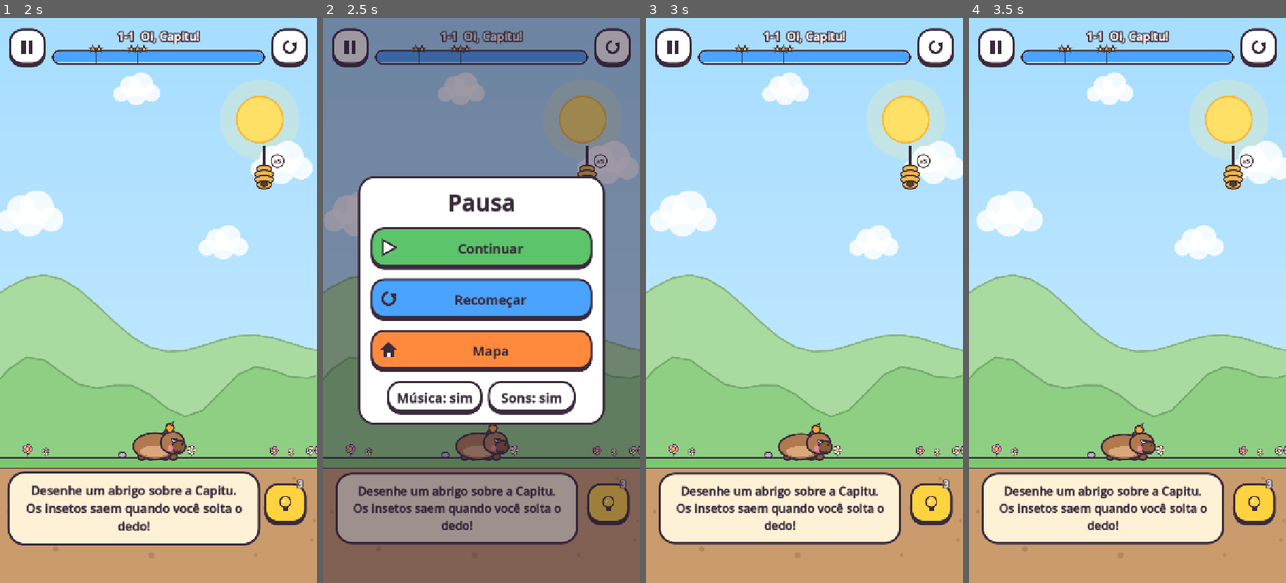
Above: before the commit, frames 1-4 (left to right).
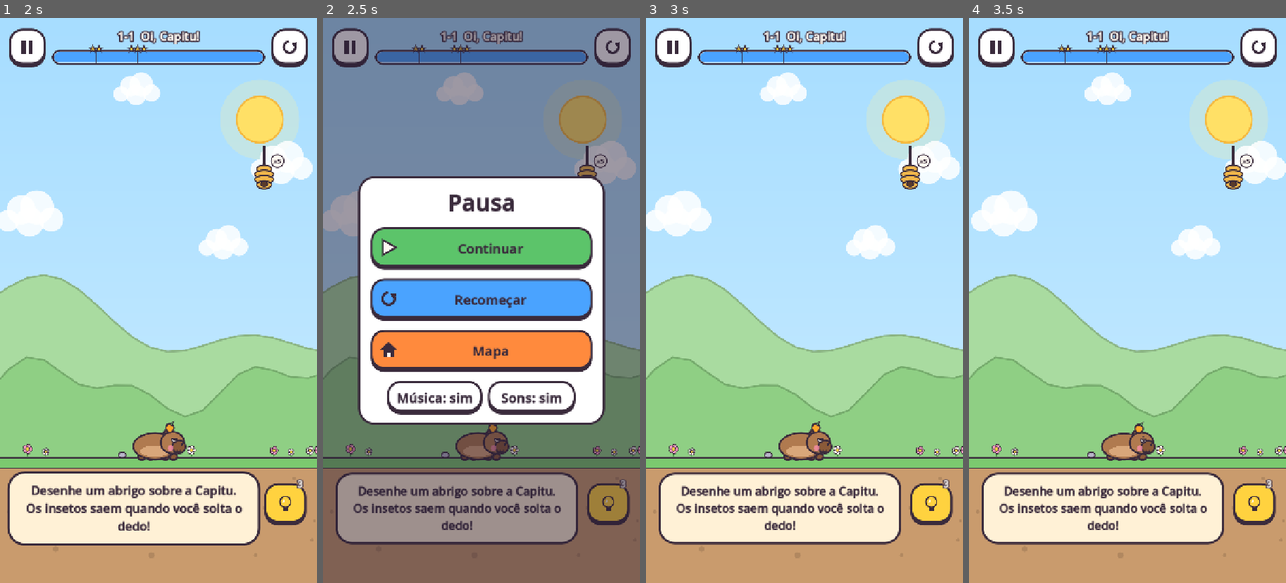
Above: after the commit, the same moments.

Repository: lucasrobert103/GuardiPatas
Game: Godot game, scene res://scenes/main.tscn
Two runs of this game, one before a commit and one after it. Both use one fixed random seed, a clock stepped at 60 frames per second and the inputs below.
Inputs (mouse positions are in pixels of both pictures, inside the frame that each line leads up to):
- Up to frame 1 (2 s): click "Jogar" at 0.5 s; click "1" at 1.25 s
- Up to frame 2 (2.5 s): click (351, 46) at 2 s
- Up to frame 3 (3 s): click "Continuar" at 2.75 s
- Up to frame 4 (3.5 s): no input

Frame 1 is identical in both runs. In frame 2, 0.2% of the frame differs, in the area x 0-100%, y 9-76%; in frame 3, 0.9%, in the area x 0-100%, y 9-79%; in frame 4, 0.9%.

Commit message:
Traço contorna obstáculos, pausa corrigida, teste de fluxo e relatório de robustez
- LineDrawer: ponto bloqueado é empurrado para a posição livre mais próxima e o
  teste de segmento usa raio 2,5 px menor, para o traço abraçar o contorno
- Pausa não pausava (abrir o painel despausava); corrigido
- tests/flow_test: navega o jogo inteiro apertando botões reais
- test_runner: checagem de loops de áudio, --variants (robustez) e --trace
- CI com timeouts e teste de fluxo; capturas de todas as fases

Co-Authored-By: Claude Opus 5.5 <noreply@anthropic.com>
Claude-Session: https://claude.ai/code/session_01ByJMHs2nuvDadCdweS7mLM

Diff:
--- a/src/game/level.gd
+++ b/src/game/level.gd
@@ -170,6 +170,13 @@
 	return out
 
 
+static func _to_poly_list(arr: Array) -> Array:
+	var out: Array = []
+	for s in arr:
+		out.append(_to_poly(s))
+	return out
+
+
 func solution_strokes() -> Array:
 	var out: Array = []
 	for s in data.get("solution", []):
--- a/src/game/line_drawer.gd
+++ b/src/game/line_drawer.gd
@@ -28,12 +28,16 @@
 var _blocked_t := 0.0
 var _empty_warned := false
 var _shape := CircleShape2D.new()
+## Um pouco menor que `_shape`: a corda entre dois pontos livres que contornam um
+## corpo convexo passa ~1 px mais perto dele; sem essa folga o traço "empacaria".
+var _cast_shape := CircleShape2D.new()
 var _t := 0.0
 var _scribble_vol := -40.0
 
 
 func _ready() -> void:
 	_shape.radius = CLEARANCE
+	_cast_shape.radius = CLEARANCE - 2.5
 
 
 func setup(p_ink: float, p_nodraw: Array[Rect2]) -> void:
@@ -98,8 +102,9 @@
 
 func _consume(p: Vector2) -> void:
 	if points.is_empty():
-		if _is_free(p):
-			points.append(p)
+		var start := _nudge_free(p)
+		if start.is_finite():
+			points.append(start)
 			stroke_started.emit()
 		else:
 			_flag_blocked(p)
@@ -129,6 +134,17 @@
 	if not _in_bounds(target) or _in_nodraw(target):
 		_flag_blocked(target)
 		return false
+	# o dedo encostou num obstáculo: o traço "contorna" para o ponto livre mais
+	# próximo (abraça o bichinho/terreno) em vez de simplesmente parar
+	if not _is_free(target):
+		var nudged := _nudge_free(target, last)
+		if not nudged.is_finite():
+			_flag_blocked(target)
+			return false
+		target = nudged
+		seg = target - last
+		if seg.length() < 1.0:
+			return false
 	var safe := _cast(last, seg)
 	if safe < 1.0:
 		target = last + seg * maxf(safe - 0.05, 0.0)
@@ -184,9 +200,31 @@
 	return get_world_2d().direct_space_state.intersect_shape(q, 1).is_empty()
 
 
+## Procura, em anéis crescentes, o ponto livre mais próximo de `p` (até 18 px).
+## Com `prefer`, desempata pelo candidato mais perto do ponto anterior do traço.
+## Retorna Vector2(INF, INF) se não houver.
+func _nudge_free(p: Vector2, prefer: Vector2 = Vector2(INF, INF)) -> Vector2:
+	if _is_free(p):
+		return p
+	for r in [3.0, 6.0, 9.0, 12.0, 15.0, 18.0]:
+		var best := Vector2(INF, INF)
+		var best_d := INF
+		for k in 16:
+			var c: Vector2 = p + Vector2.from_angle(TAU * k / 16.0) * r
+			if not _is_free(c):
+				continue
+			var d := c.distance_squared_to(prefer) if prefer.is_finite() else 0.0
+			if d < best_d:
+				best_d = d
+				best = c
+		if best.is_finite():
+			return best
+	return Vector2(INF, INF)
+
+
 func _cast(from: Vector2, motion: Vector2) -> float:
 	var q := PhysicsShapeQueryParameters2D.new()
-	q.shape = _shape
+	q.shape = _cast_shape
 	q.transform = Transform2D(0.0, from)
 	q.motion = motion
 	q.collision_mask = Layers.DRAW_BLOCK
@@ -196,7 +234,12 @@
 	return res[0]
 
 
+var debug_log := false
+
+
 func _flag_blocked(p: Vector2) -> void:
+	if debug_log:
+		print("      bloqueado em ", p, " tinta=", ink_left)
 	if _blocked_t <= 0.0:
 		Sfx.play("draw_blocked", -8.0, 1.0, 0.1, 0.25)
 	_blocked_at = p
--- a/src/ui/hud.gd
+++ b/src/ui/hud.gd
@@ -203,9 +203,10 @@
 func _open_pause() -> void:
 	if overlay != null or level.state == Level.State.WON or level.state == Level.State.LOST:
 		return
+	var box := _open_overlay()
+	# pausa DEPOIS de abrir o painel (_open_overlay fecha o anterior e despausa)
 	get_tree().paused = true
 	Sfx.stop_all_loops()
-	var box := _open_overlay()
 	box.add_child(UiKit.label("Pausa", 52))
 	var cont := UiKit.button("Continuar", Palette.UI_GOOD, "play", 420)
 	cont.pressed.connect(_close_overlay)
--- /dev/null
+++ b/tests/flow_test.gd
@@ -0,0 +1,159 @@
+extends Node
+## Teste de fluxo: dirige a cena principal como um jogador, apertando botões de verdade
+## (emite `pressed`), e confere que cada tela abre. Erros de script aparecem no log;
+## o CI falha se houver "SCRIPT ERROR".
+##   godot --headless --fixed-fps 60 --path . res://tests/flow_test.tscn
+
+var main: Node
+var failures := 0
+
+
+func _ready() -> void:
+	Game.persist = false
+	Game.load_save()
+	main = load("res://scenes/main.tscn").instantiate()
+	add_child(main)
+	await _wait(0.8)
+	_expect(main._current is TitleScreen, "abre na tela de título")
+
+	await _press_text("Jogar")
+	_expect(main._current is LevelSelect, "Jogar → mapa")
+	await _press_text("1")
+	_expect(main._current is Level, "botão 1 → fase 1-1")
+	var lv: Level = main._current
+
+	# pausa e continua
+	lv.hud._open_pause()
+	await _wait(0.2)
+	_expect(get_tree().paused, "pausa congela o jogo")
+	await _press_text("Continuar")
+	_expect(not get_tree().paused, "continuar despausa")
+
+	# perde de propósito (sem linha) → tela de derrota → pedir dica
+	lv.start_simulation()
+	await _wait_until(func(): return lv.state == Level.State.LOST, 8.0)
+	_expect(lv.state == Level.State.LOST, "sem linha perde")
+	await _wait(1.6)
+	var hint_btn := _find_button_with_icon(lv.hud.overlay, "hint")
+	_expect(hint_btn != null, "derrota oferece dica")
+	var hints_before := Game.hints()
+	hint_btn.pressed.emit()
+	await _wait(0.5)
+	lv = main._current
+	_expect(lv.hint_shown, "dica aparece ao recomeçar")
+	_expect(Game.hints() == hints_before - 1, "dica custa 1")
+
+	# vence com a solução → tela de vitória → próxima fase
+	for s in lv.solution_strokes():
+		lv.drawer.feed_stroke(s)
+		await get_tree().physics_frame
+	await _wait_until(func(): return lv.state == Level.State.WON, 10.0)
+	_expect(lv.state == Level.State.WON, "solução vence")
+	await _wait(1.8)
+	_expect(Game.is_unlocked(1), "vitória libera a fase 2")
+	await _press_text("Próxima")
+	await _wait(0.6)
+	_expect(main._current is Level and (main._current as Level).index == 1, "Próxima → fase 1-2")
+
+	# recomeçar e voltar ao mapa pela pausa
+	lv = main._current
+	lv.hud.action.emit("restart")
+	await _wait(0.3)
+	lv = main._current
+	lv.hud._open_pause()
+	await _wait(0.2)
+	await _press_text("Mapa")
+	await _wait(0.6)
+	_expect(main._current is LevelSelect, "pausa → Mapa")
+
+	# troca de mundo no mapa
+	var map: LevelSelect = main._current
+	map._next.pressed.emit()
+	await _wait(0.3)
+	_expect(map.world_id == 2, "seta → mundo 2")
+
+	# coleção: amigos, roupinhas (compra + equipa), conquistas
+	main.go("collection", null)
+	await _wait(0.6)
+	_expect(main._current is CollectionScreen, "abre a coleção")
+	Game.data["coins"] = 500
+	await _press_text("Roupinhas")
+	await _press_text("60")
+	_expect(Game.owns("bone") or Game.owns("laco"), "compra um acessório")
+	_expect(Game.equipped("capi") != "", "equipa na Capitu")
+	await _press_text("Conquistas")
+	await _press_text("Amigos")
+
+	# ajustes: alterna opções e cancela o apagar progresso
+	main.go("settings", null)
+	await _wait(0.6)
+	_expect(main._current is SettingsScreen, "abre os ajustes")
+	await _press_text("Reduzir movimento", true)
+	_expect(Game.setting("reduce_motion") == true, "liga reduzir movimento")
+	await _press_text("Apagar progresso")
+	await _press_text("Cancelar")
+	_expect(Game.is_unlocked(1), "cancelar não apaga o progresso")
+
+	# volta ao título pelo botão voltar do Android
+	main._notification(NOTIFICATION_WM_GO_BACK_REQUEST)
+	await _wait(0.6)
+	_expect(main._current is TitleScreen, "voltar → título")
+
+	print("==== FLUXO: %s ====" % ("OK" if failures == 0 else "%d falhas" % failures))
+	await get_tree().process_frame
+	get_tree().quit(1 if failures > 0 else 0)
+
+
+func _expect(cond: bool, what: String) -> void:
+	print(("  ok   " if cond else "  FALHOU ") + what)
+	if not cond:
+		failures += 1
+
+
+func _wait(t: float) -> void:
+	await get_tree().create_timer(t, true, false, true).timeout
+
+
+func _wait_until(cond: Callable, timeout: float) -> void:
+	var t := 0.0
+	while not cond.call() and t < timeout:
+		await get_tree().physics_frame
+		t += 1.0 / 60.0
+
+
+## Aperta o primeiro botão visível cujo texto contém `text`.
+func _press_text(text: String, contains: bool = false) -> void:
+	var b := _find_button(get_tree().root, text, contains)
+	if b == null:
+		_expect(false, "botão \"%s\" encontrado" % text)
+		return
+	b.pressed.emit()
+	await _wait(0.6)
+
+
+func _find_button(n: Node, text: String, contains: bool) -> Button:
+	if n is Button and (n as Button).is_visible_in_tree() and not (n as Button).disabled:
+		var t := (n as Button).text.strip_edges()
+		if t == text or (contains and t.contains(text)):
+			return n
+	for c in n.get_children():
+		if c.is_queued_for_deletion():
+			continue
+		var r := _find_button(c, text, contains)
+		if r != null:
+			return r
+	return null
+
+
+func _find_button_with_icon(n: Node, icon: String) -> Button:
+	if n == null:
+		return null
+	if n is Button:
+		for c in n.get_children():
+			if c is UiIcon and (c as UiIcon).icon == icon:
+				return n
+	for c in n.get_children():
+		var r := _find_button_with_icon(c, icon)
+		if r != null:
+			return r
+	return null
--- /dev/null
+++ b/tests/flow_test.tscn
@@ -0,0 +1,6 @@
+[gd_scene format=3]
+
+[ext_resource type="Script" path="res://tests/flow_test.gd" id="1_flow"]
+
+[node name="FlowTest" type="Node"]
+script = ExtResource("1_flow")
--- a/tests/screenshots.gd
+++ b/tests/screenshots.gd
@@ -7,9 +7,12 @@
 
 
 func _ready() -> void:
+	var all_levels := false
 	for a in OS.get_cmdline_user_args():
 		if a.begins_with("--out="):
 			out_dir = a.substr(6)
+		if a == "--all-levels":
+			all_levels = true
 	DirAccess.make_dir_recursive_absolute(out_dir)
 	Game.persist = false
 	Game.load_save()
@@ -19,6 +22,11 @@
 	Game.data["equipped"] = {"brasa": "oculos", "nino": "laco"}
 	for i in 8:
 		Game.data["levels"][str(LevelDB.get_level(i)["id"])] = {"stars": 3 - i % 3}
+	if all_levels:
+		for i in LevelDB.count():
+			await _level(str(LevelDB.get_level(i)["id"]), "hint", 0.0)
+		get_tree().quit()
+		return
 	await _screen(TitleScreen.new(), "01_titulo", 1.5)
 	var map := LevelSelect.new()
 	map.setup(1)
--- a/tests/test_runner.gd
+++ b/tests/test_runner.gd
@@ -15,6 +15,7 @@
 var passed := 0
 var only_level := ""
 var trace := false
+var variants := false
 
 
 func _ready() -> void:
@@ -23,6 +24,8 @@
 			only_level = a.substr(8)
 		if a == "--trace":
 			trace = true
+		if a == "--variants":
+			variants = true
 	Game.persist = false
 	Game.load_save()
 	await get_tree().process_frame
@@ -30,6 +33,7 @@
 		_unit_line_math()
 		_unit_scoring()
 		_unit_progress()
+		_unit_audio()
 		await _test_draw_validation()
 	await _test_levels()
 	print("")
@@ -101,6 +105,15 @@
 	Game.data = Game._default_data()
 
 
+func _unit_audio() -> void:
+	print("[Áudio]")
+	for s in Sfx.SOUNDS:
+		check(ResourceLoader.exists(Sfx.SFX_DIR + s + ".wav"), "som %s importado" % s)
+	for s in ["draw_loop", "buzz_bee", "buzz_mosquito", "moth_flutter", "music_menu", "music_level"]:
+		var st: AudioStreamWAV = load(Sfx.SFX_DIR + s + ".wav")
+		check(st != null and st.loop_mode == AudioStreamWAV.LOOP_FORWARD, "%s vem com loop do WAV" % s)
+
+
 func _test_draw_validation() -> void:
 	print("[Validação do desenho]")
 	var data := LevelDB.get_level(LevelDB.index_of("2-6"))
@@ -146,7 +159,33 @@
 		check(won["state"] == Level.State.WON, "%s: solução vence (estado=%s motivo=%s t=%.1fs linhas=%d)" % [id, won["state_name"], won["reason"], won["time"], won["lines"]])
 		var lost := await _run_level(i, data, false)
 		check(lost["state"] == Level.State.LOST, "%s: sem linha, perde (estado=%s t=%.1fs)" % [id, lost["state_name"], lost["time"]])
+		if variants:
+			await _run_variants(i, data)
 		print("  %s %-22s solução=%s (%.1fs, tinta %.0f%%, %d★)  sem-linha=%s (%.1fs, %s)" % [id, data["name"], won["state_name"], won["time"], won["ink"] * 100.0, won["stars"], lost["state_name"], lost["time"], lost["reason"]])
+
+
+## Relatório (não obrigatório): traços "parecidos" com a solução ainda vencem?
+func _run_variants(index: int, data: Dictionary) -> void:
+	var specs := [["mais largo", Vector2(1.15, 1.0), Vector2.ZERO], ["mais alto", Vector2(1.0, 1.15), Vector2(0, -8)], ["deslocado", Vector2.ONE, Vector2(12, -6)], ["apertado", Vector2(0.94, 0.95), Vector2.ZERO]]
+	var line := "    variações %s:" % data["id"]
+	for sp in specs:
+		var strokes: Array = []
+		for st in Level.new()._to_poly_list(data.get("solution", [])):
+			var pts: PackedVector2Array = st
+			var c := LineMath.centroid(pts)
+			var bottom := -INF
+			for p in pts:
+				bottom = maxf(bottom, p.y)
+			var out := PackedVector2Array()
+			for p in pts:
+				var q: Vector2 = Vector2(c.x + (p.x - c.x) * sp[1].x, bottom + (p.y - bottom) * sp[1].y) + sp[2]
+				out.append(q)
+			strokes.append(out)
+		if trace:
+			print("    variante ", sp[0])
+		var r := await _run_level(index, data, true, strokes)
+		line += "  %s=%s" % [sp[0], "ok" if r["state"] == Level.State.WON else "x(%s)" % r["state_name"]]
+	print(line)
 
 
 func _trace(lv: Level, with_solution: bool) -> void:
@@ -158,13 +197,16 @@
 		if is_instance_valid(c):
 			parts.append("caixa(%.0f,%.0f hp%.1f)" % [c.global_position.x, c.global_position.y, c.hp])
 	for l in lv.lines:
-		parts.append("linha(%.0f,%.0f rot%.2f)" % [l.global_position.x, l.global_position.y, l.rotation])
+		var xs := Vector2(INF, -INF)
+		for q in l.points_local:
+			xs = Vector2(minf(xs.x, q.x + l.position.x), maxf(xs.y, q.x + l.position.x))
+		parts.append("linha(%.0f,%.0f rot%.2f pts%d x%.0f..%.0f)" % [l.global_position.x, l.global_position.y, l.rotation, l.points_local.size(), xs.x, xs.y])
 	for a in lv.animals:
 		parts.append("%s(%.0f,%.0f)" % [a.species, a.global_position.x, a.global_position.y])
 	print("    [%s t=%.0f] %s" % ["sol" if with_solution else "nada", lv._sim_time, ", ".join(parts)])
 
 
-func _run_level(index: int, data: Dictionary, with_solution: bool) -> Dictionary:
+func _run_level(index: int, data: Dictionary, with_solution: bool, custom: Array = []) -> Dictionary:
 	Game.data = Game._default_data()
 	var lv := Level.new()
 	lv.setup(index, data, false)
@@ -172,7 +214,9 @@
 	await get_tree().physics_frame
 	await get_tree().physics_frame
 	if with_solution:
-		for stroke in lv.solution_strokes():
+		var strokes := custom if not custom.is_empty() else lv.solution_strokes()
+		lv.drawer.debug_log = trace
+		for stroke in strokes:
 			if lv.state != Level.State.DRAWING:
 				break
 			lv.drawer.feed_stroke(stroke)
Not shown, changed: .github/workflows/ci.yml
Not shown, changed: docs/07-mecanicas-e-fisica.md
Not shown, changed: docs/12-plano-de-desenvolvimento.md
